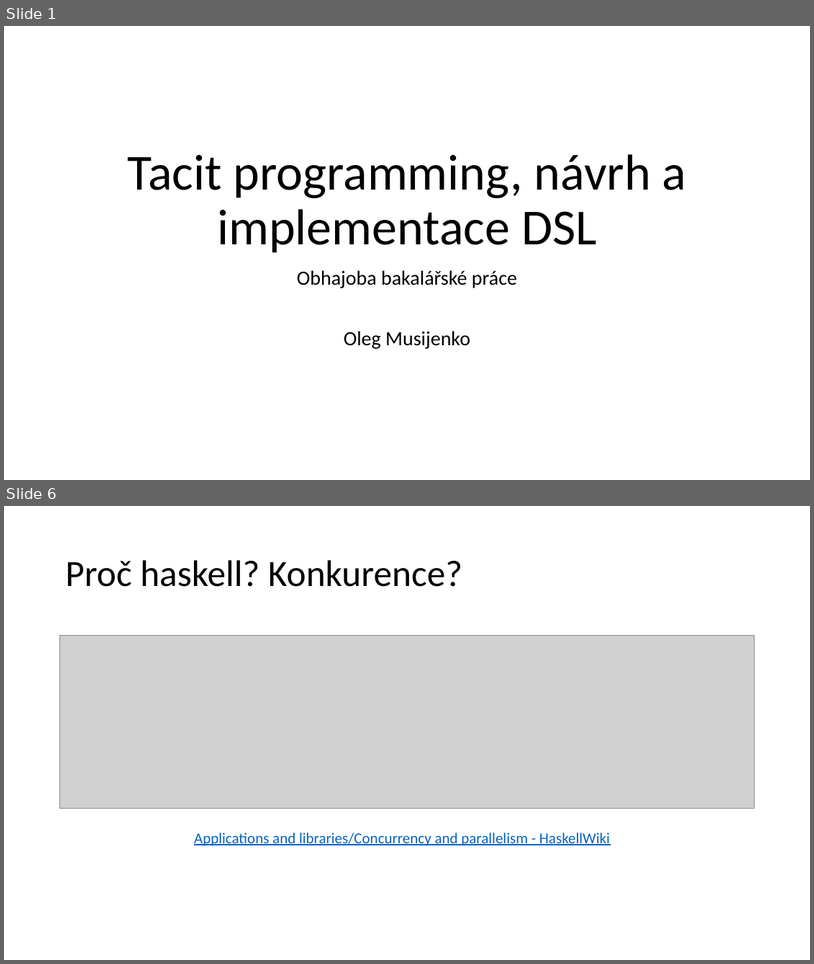
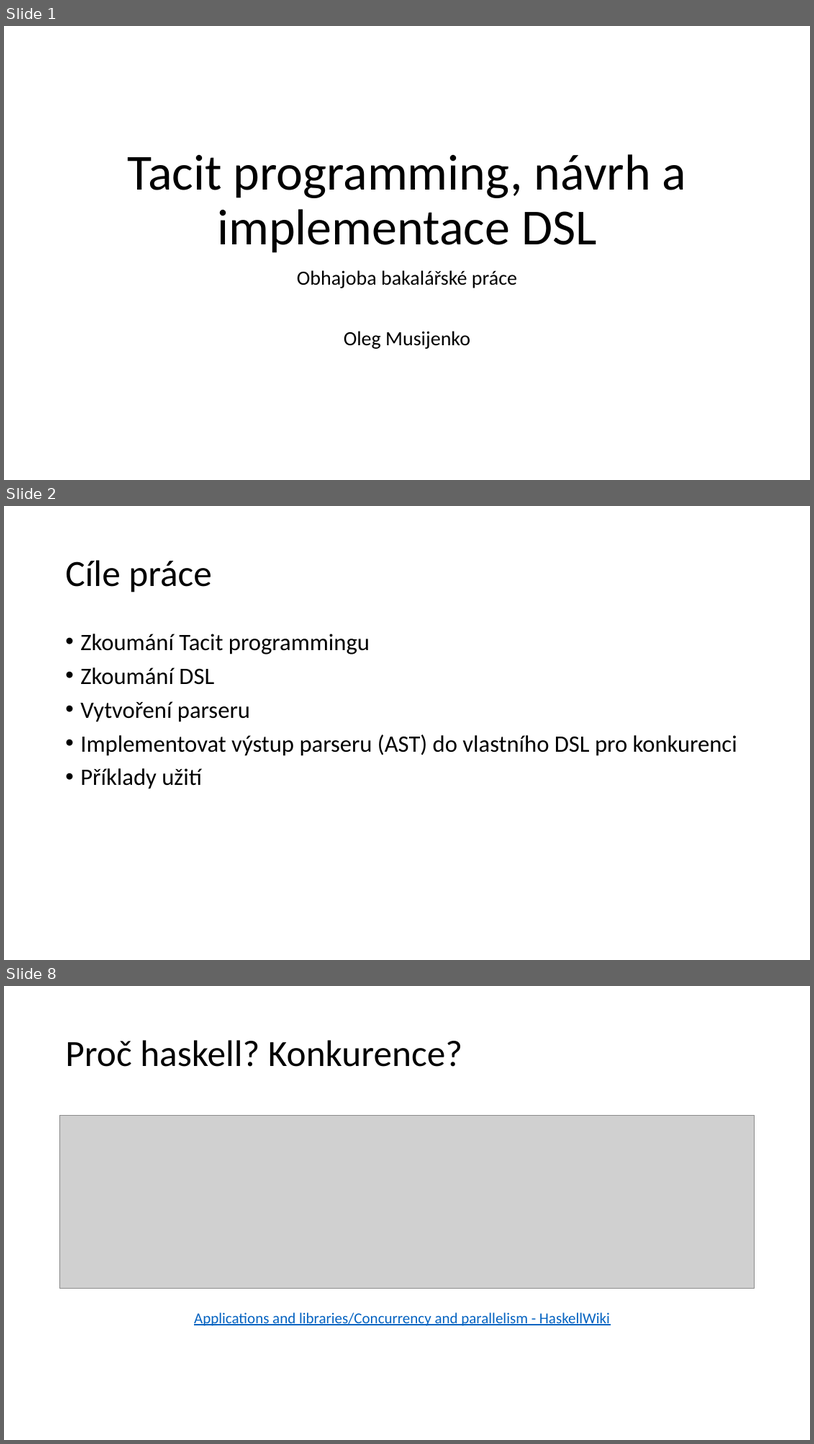
Before and after one commit to SturdyPose/Taskell-bachelor-thesis, a slide deck: TacitProgramming.pptx. Shown one above the other, each under a label of ours: slides 1 and 6 before the commit, slides 1, 2 and 8 after it; the slides between them are not shown. The pictures are 814x964 and 814x1444 pixels, drawn with LibreOffice and Linux fonts; fonts in the diff are those of the drawing; grey boxes stand for pictures. Boxes give left, top, right and bottom in pixels: in the first picture for what was removed or moved away, otherwise in the second. Text is boxed around its words. In the diff, an @@ line names an element or a change of style, - is before the commit and + after.

```diff
--- a/TacitProgramming.pptx
+++ b/TacitProgramming.pptx
@@ slide 2 added at (x1=4, y1=506, x2=810, y2=960), background #FFFFFF @@
@@ title added at (x1=65, y1=560, x2=212, y2=592), 44 pt, text #000000 @@
+Cíle práce
@@ text added at (x1=80, y1=633, x2=738, y2=789), 28 pt, text #000000 @@
+• Zkoumání Tacit programmingu
+• Zkoumání DSL
+• Vytvoření parseru
+• Implementovat výstup parseru (AST) do vlastního DSL pro konkurenci
+• Příklady užití
@@ what was slide 6 is now slide 8 @@
```
Also in this commit, not shown: 6 slides changed, 2 other slides added, 3 slides removed.
